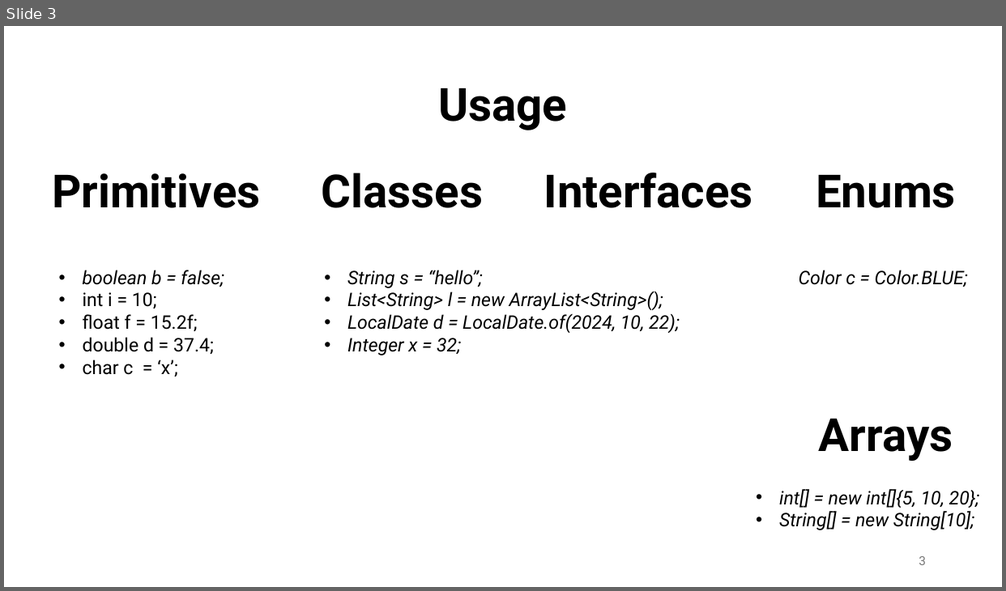
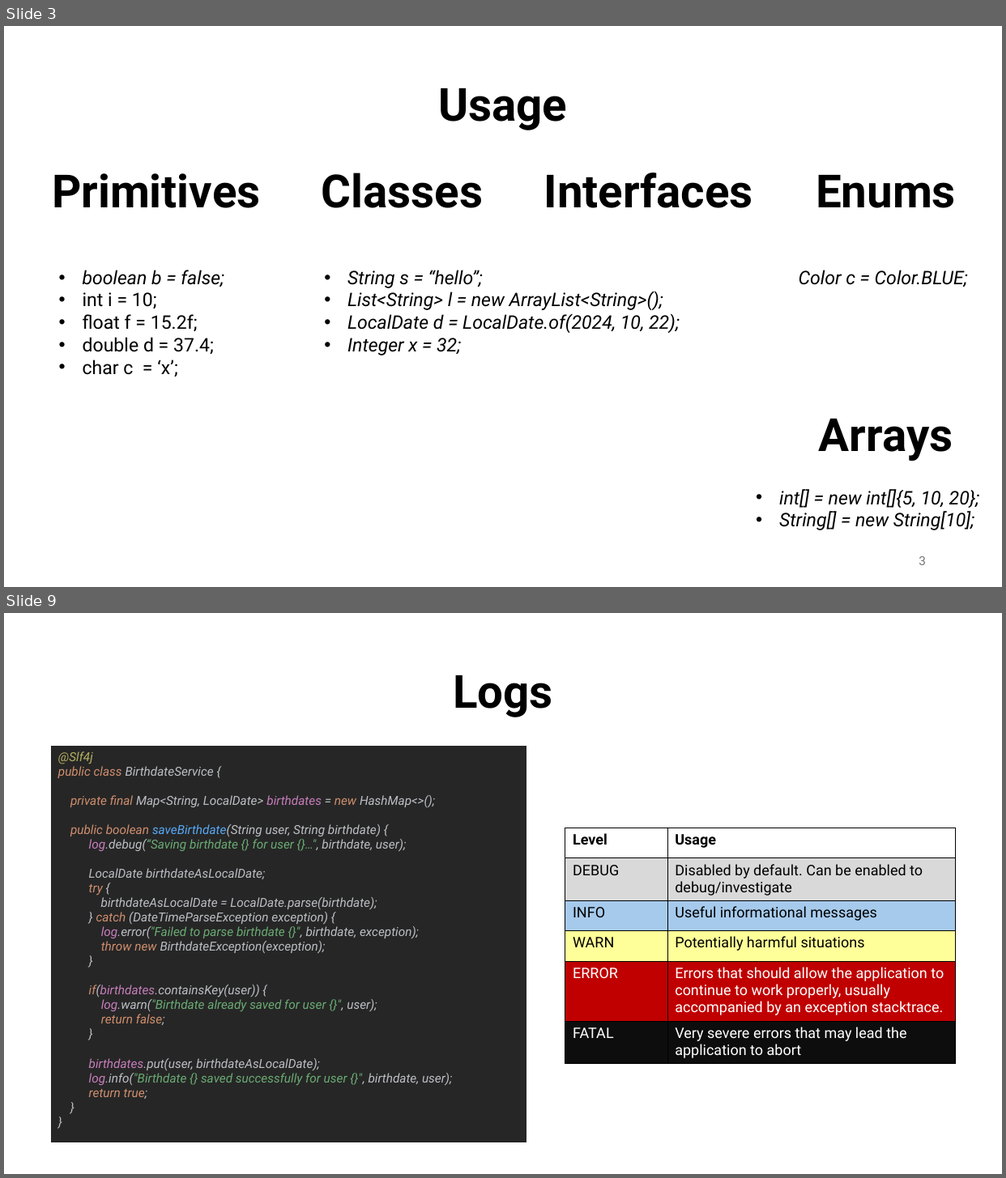
Before and after one commit to aminebag/distributed_systems, a slide deck: java.pptx. Shown one above the other, each under a label of ours: slide 3 before the commit, slides 3 and 9 after it; the slides between them are not shown. The pictures are 1006x591 and 1006x1178 pixels, drawn with LibreOffice and Linux fonts; fonts in the diff are those of the drawing. Boxes give left, top, right and bottom in pixels: in the first picture for what was removed or moved away, otherwise in the second. Text is boxed around its words. In the diff, an @@ line names an element or a change of style, - is before the commit and + after.

```diff
--- a/java.pptx
+++ b/java.pptx
@@ slide 9 added at bbox=[4, 613, 1002, 1174], background #FFFFFF @@
@@ text added at bbox=[453, 675, 553, 717], 44 pt, text #000000, bold @@
+Logs
@@ table added at bbox=[50, 747, 526, 1143], 1 rows, 1 columns @@
+@Slf4j public class BirthdateService { private final Map<String, LocalDate> birthdates = new HashMap<>(); public boolean saveBirthdate(String user, String birthdate) { log.debug(“Saving birthdate {} for user {}…", birthdate, user); LocalDate birthdateAsLocalDate; try { birthdateAsLocalDate = LocalDate.parse(birthdate); } catch (DateTimeParseException exception) { log.error("Failed to parse birthdate {}", birthdate, exception); throw new BirthdateException(exception); } if(birthdates.containsKey(user)) { log.warn("Birthdate already saved for user {}", user); return false; } birthdates.put(user, birthdateAsLocalDate); log.info("Birthdate {} saved successfully for user {}", birthdate, user); return true; } }
@@ table added at bbox=[565, 828, 956, 1063], 6 rows, 2 columns @@
+Level | Usage
+DEBUG | Disabled by default. Can be enabled to debug/investigate
+INFO | Useful informational messages
+WARN | Potentially harmful situations
+ERROR | Errors that should allow the application to continue to work properly, usually accompanied by an exception stacktrace.
+FATAL | Very severe errors that may lead the application to abort
```
Also in this commit, not shown: 6 slides changed, 6 other slides added, 1 slide removed, 1 other file.
